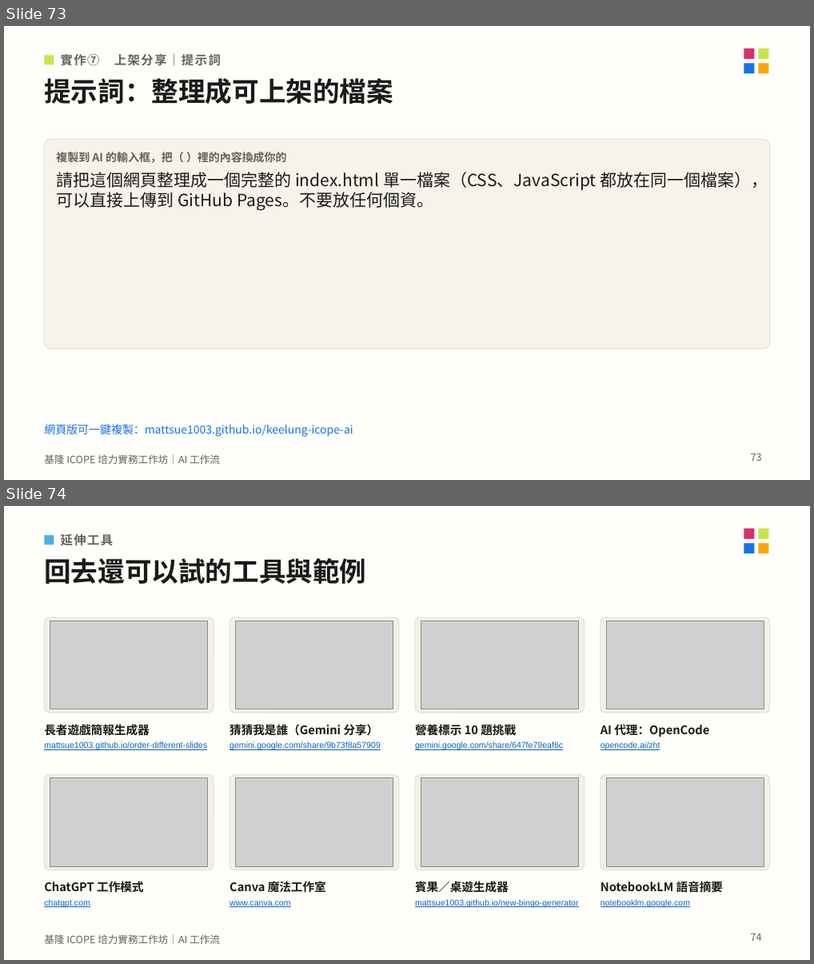
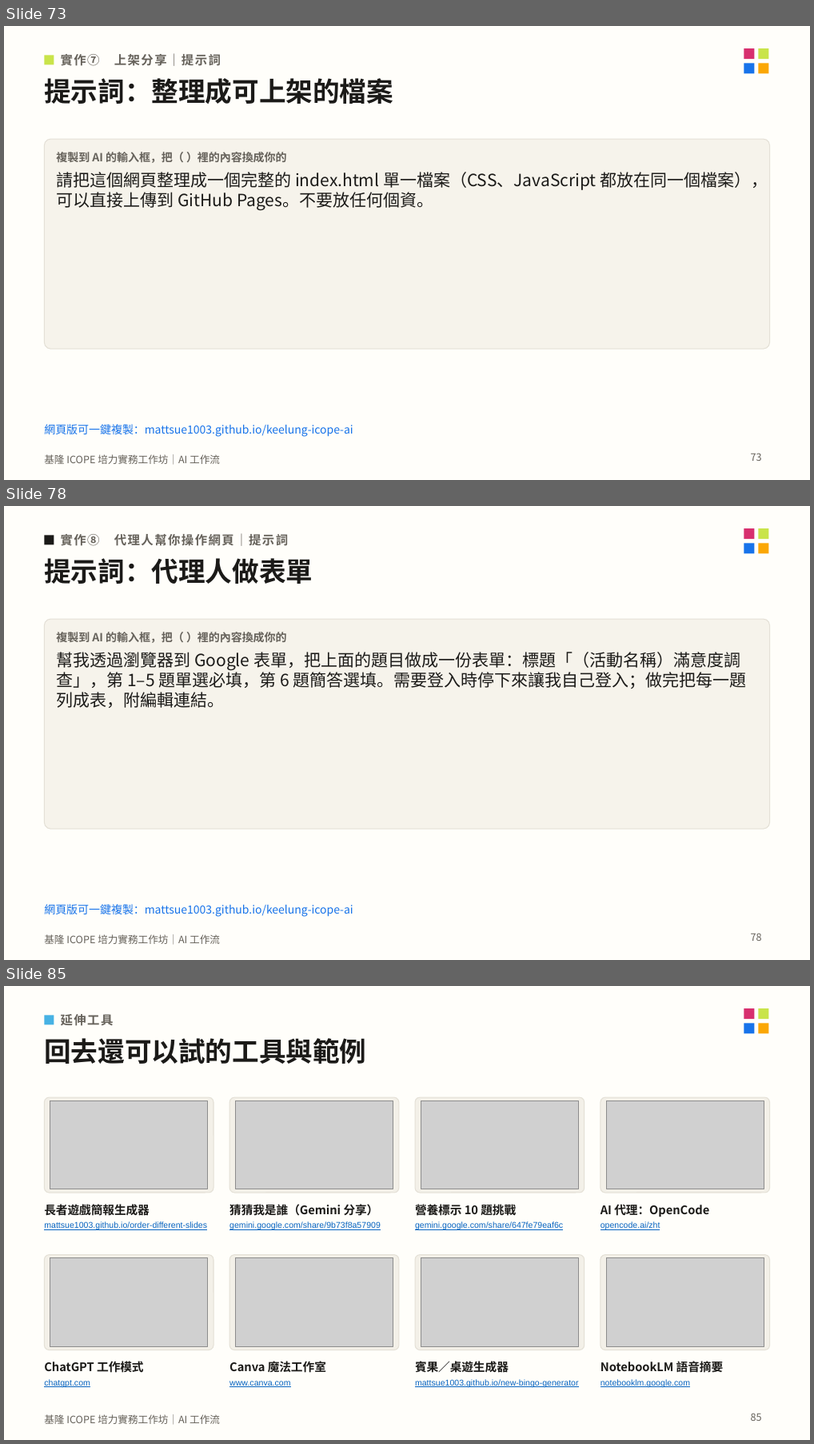
Before and after one commit to mattsue1003/keelung-icope-ai, a slide deck: 基隆ICOPE_AI工作坊_講義.pptx. Shown one above the other, each under a label of ours: slides 73 and 74 before the commit, slides 73, 78 and 85 after it; the slides between them are not shown. The pictures are 814x964 and 814x1444 pixels, drawn with LibreOffice and Linux fonts; fonts in the diff are those of the drawing; grey boxes stand for pictures. Boxes give left, top, right and bottom in pixels: in the first picture for what was removed or moved away, otherwise in the second. Text is boxed around its words. In the diff, an @@ line names an element or a change of style, - is before the commit and + after.

```diff
--- a/基隆ICOPE_AI工作坊_講義.pptx
+++ b/基隆ICOPE_AI工作坊_講義.pptx
@@ slide 78 added at bbox=[4, 506, 810, 960], background #FFFEFA; not listed: 5 template elements that a slide beside it also shows @@
@@ rectangle added at bbox=[44, 535, 54, 544], fill #1B1A18 @@
@@ text added at bbox=[61, 534, 288, 546], 11 pt, text #66625B, bold @@
+實作⑧ 代理人幫你操作網頁｜提示詞
@@ text added at bbox=[44, 558, 313, 584], 24 pt, text #1B1A18, bold @@
+提示詞：代理人做表單
@@ rounded rectangle added at bbox=[44, 619, 770, 828], fill #F6F3EB, outline #E4E0D6 0.75 pt @@
@@ text added at bbox=[56, 632, 287, 643], 10 pt, text #66625B, bold @@
+複製到 AI 的輸入框，把（ ）裡的內容換成你的
@@ text added at bbox=[56, 652, 747, 708], 15 pt, text #1B1A18 @@
+幫我透過瀏覽器到 Google 表單，把上面的題目做成一份表單：標題「（活動名稱）滿意度調查」，第 1–5 題單選必填，第 6 題簡答選填。需要登入時停下來讓我自己登入；做完把每一題列成表，附編輯連結。
@@ text added at bbox=[44, 904, 353, 916], 10 pt, text #1773EA @@
+網頁版可一鍵複製：mattsue1003.github.io/keelung-icope-ai
@@ page number added at bbox=[751, 932, 762, 940], 9 pt, text #66625B @@
+78
@@ what was slide 74 is now slide 85 @@
@@ page number at bbox=[751, 1412, 762, 1420]: text changed @@
-74
+85
```
Also in this commit, not shown: 1 slide changed, 10 other slides added, 27 other files.
